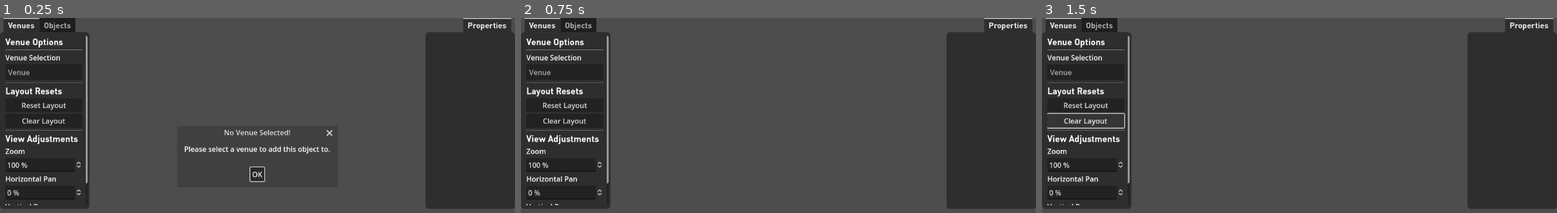
Above: before the commit, frames 1-3 (left to right).
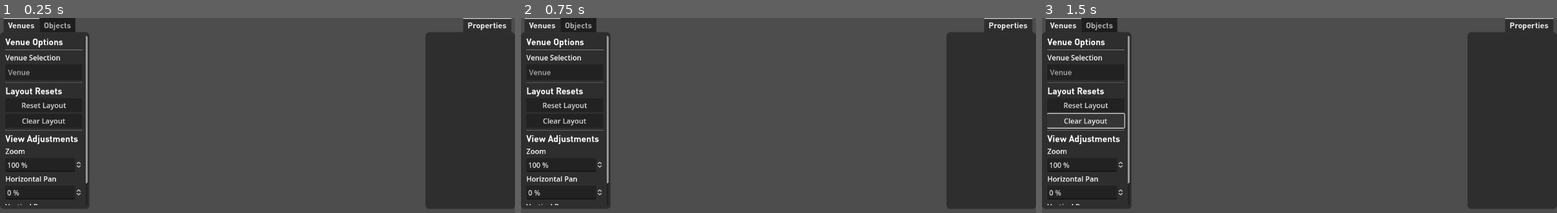
Above: after the commit, the same moments.

Repository: NeptunesOrca/Barcino
Game: Godot game, scene res://main.tscn
Two runs of this game, one before a commit and one after it. Both use one fixed random seed, a clock stepped at 60 frames per second and the inputs below. Before the commit the project has no main scene; this scene is started directly in both runs. The engine's default icon, where the game draws it, is replaced by a stand-in: a white triangle on a blue panel in a dark square.
Inputs (mouse positions are in pixels of both pictures, inside the frame that each line leads up to):
- Up to frame 1 (0.25 s): no input
- Up to frame 2 (0.75 s): click (778, 174) at 0.5 s, where only the run before the commit has a clickable "OK"
- Up to frame 3 (1.5 s): click "Clear Layout" at 1.25 s

The runs differ from the first frame. In frame 1, 0.8% of the frame differs, in the area x 35-65%, y 57-85%; in frame 2, nothing differs; in frame 3, nothing differs.

Commit message:
0.1 release readied up

Diff:
--- a/main.tscn
+++ b/main.tscn
@@ -32,11 +32,10 @@
 offset_right = 200.0
 offset_bottom = 428.0
 theme = ExtResource("2_yg8xr")
-current_tab = 1
+current_tab = 0
 script = ExtResource("2_6n3lw")
 
 [node name="Venues" type="ScrollContainer" parent="MenuCanvasLayer/ControlMenu"]
-visible = false
 layout_direction = 2
 layout_mode = 2
 theme = ExtResource("2_yg8xr")
@@ -143,6 +142,7 @@
 layout_mode = 2
 
 [node name="Objects" type="ScrollContainer" parent="MenuCanvasLayer/ControlMenu"]
+visible = false
 layout_mode = 2
 theme = ExtResource("2_yg8xr")
 metadata/_tab_index = 1
--- a/project.godot
+++ b/project.godot
@@ -11,6 +11,7 @@
 [application]
 
 config/name="Barcino"
+run/main_scene="res://main.tscn"
 config/features=PackedStringArray("4.3", "GL Compatibility")
 config/icon="res://icon.svg"
 
Not shown, added: export_presets.cfg
Not shown, changed: README.md
